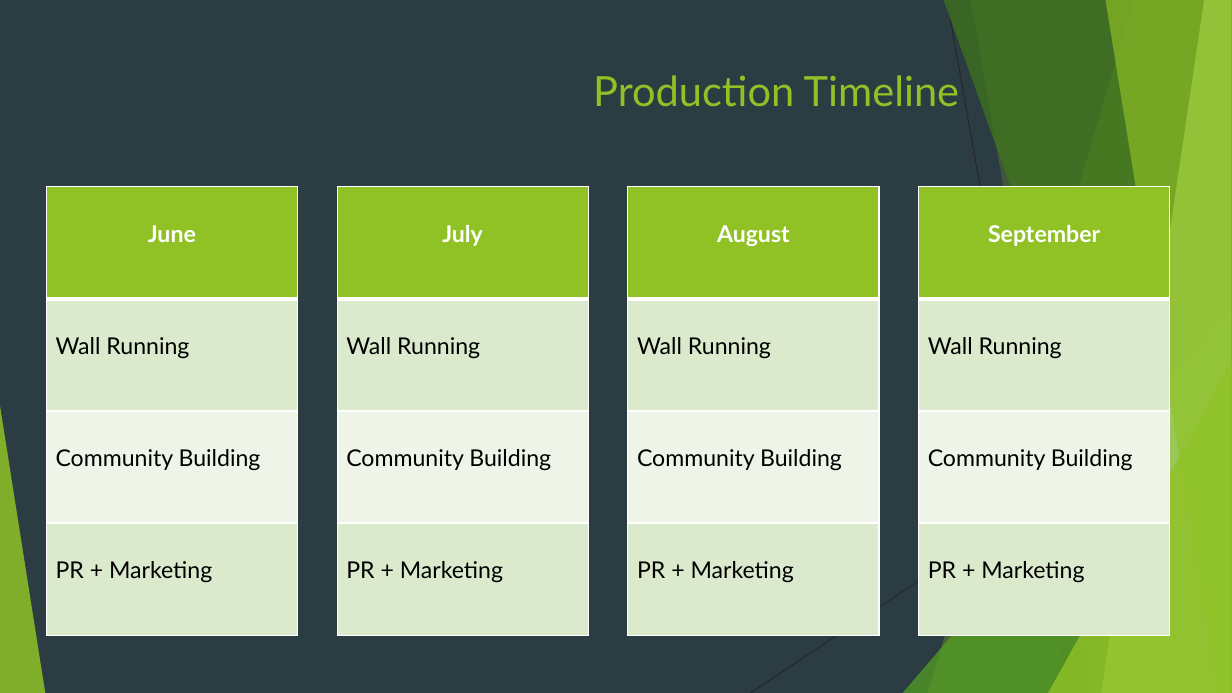
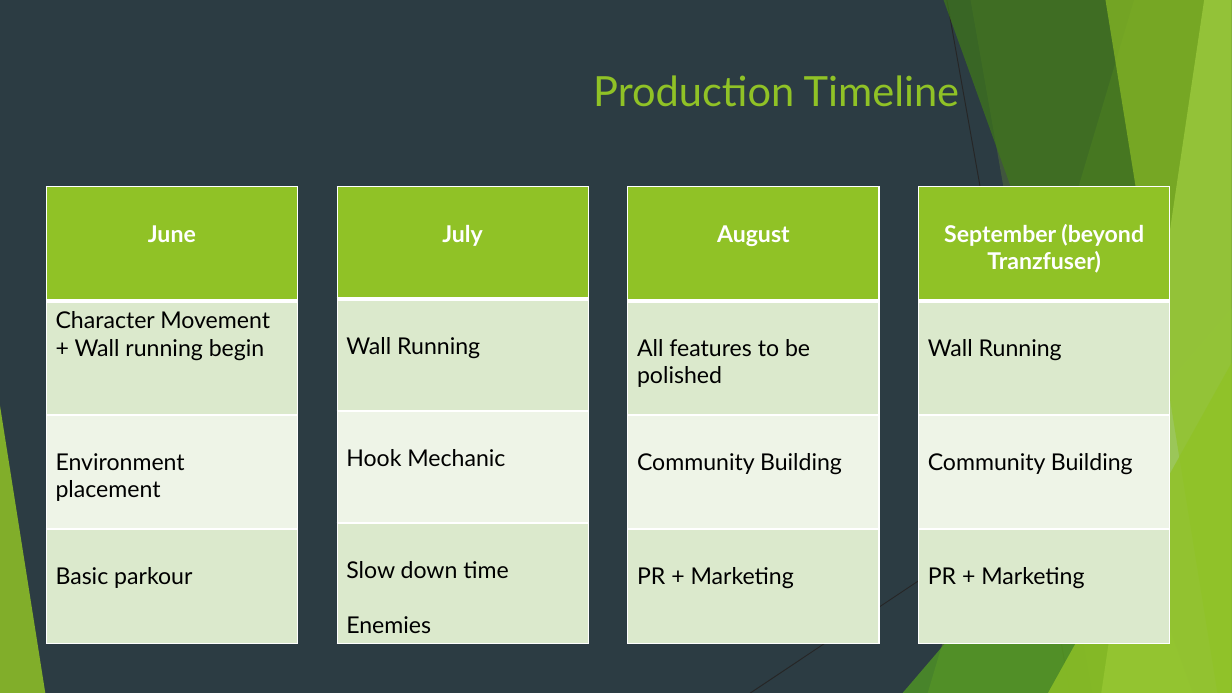
Before and after one commit to Pilokio/Tranzfuser, a slide deck: slide 9 of Virtual Pitch Presentation/Pitch.pptx. Drawn at 1232x693 pixels with LibreOffice and Linux fonts; fonts in the diff are those of the drawing. Boxes give left, top, right and bottom in pixels: in the first picture for what was removed or moved away, otherwise in the second. Text is boxed around its words. In the diff, an @@ line names an element or a change of style, - is before the commit and + after.

```diff
--- a/Virtual Pitch Presentation/Pitch.pptx
+++ b/Virtual Pitch Presentation/Pitch.pptx
@@ table at [46,187,298,643] @@
-row 2, column 1: Wall Running
+row 2, column 1: Character Movement + Wall running begin
-row 3, column 1: Community Building
+row 3, column 1: Environment placement
-row 4, column 1: PR + Marketing
+row 4, column 1: Basic parkour
@@ table at [337,187,589,643] @@
-row 3, column 1: Community Building
+row 3, column 1: Hook Mechanic
-row 4, column 1: PR + Marketing
+row 4, column 1: Slow down time / Enemies
@@ table at [628,187,879,643] @@
-row 2, column 1: Wall Running
+row 2, column 1: All features to be polished
@@ table at [919,187,1170,643] @@
-row 1, column 1: September
+row 1, column 1: September (beyond Tranzfuser)
```
Also in this commit, not shown: 4 other slides changed, 2 slides added, 1 slide removed, 1 other file.
